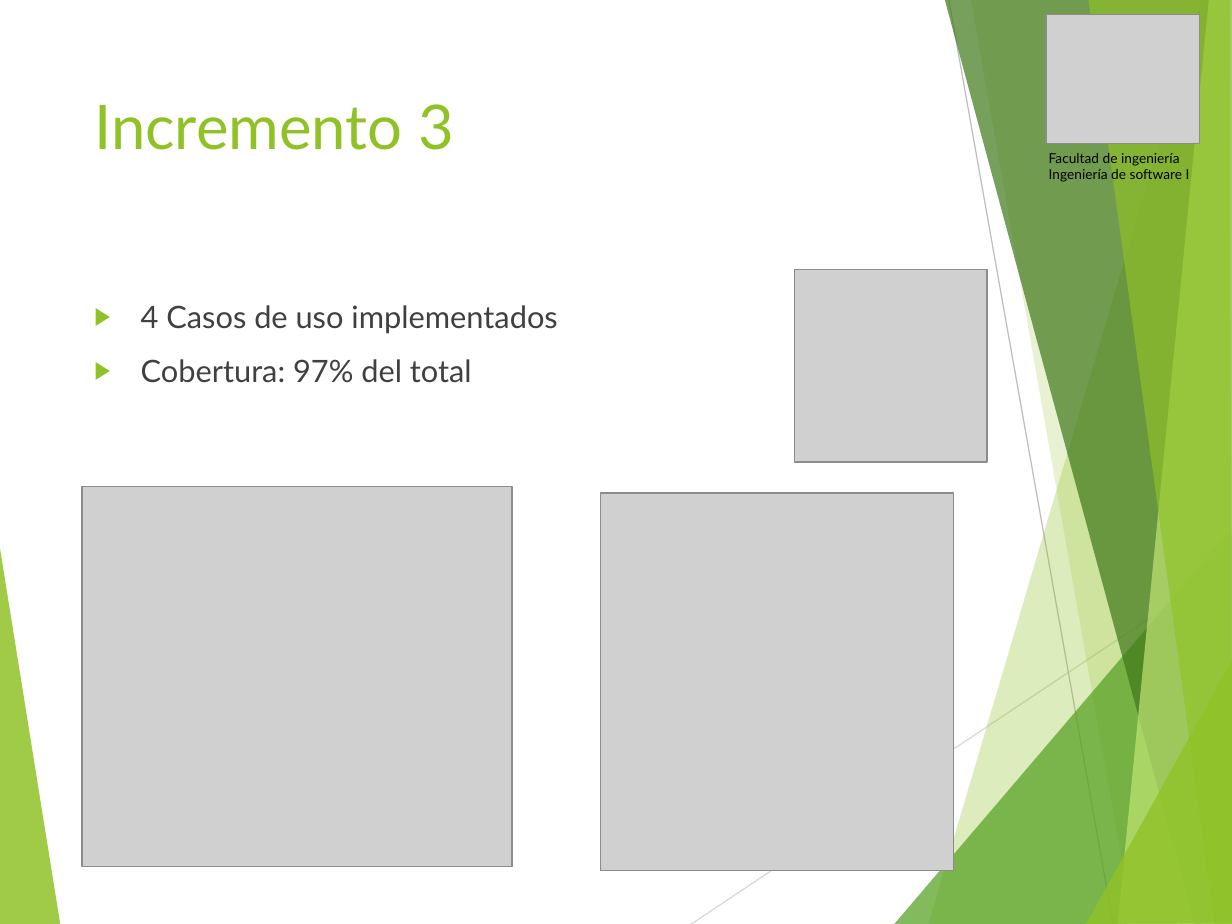
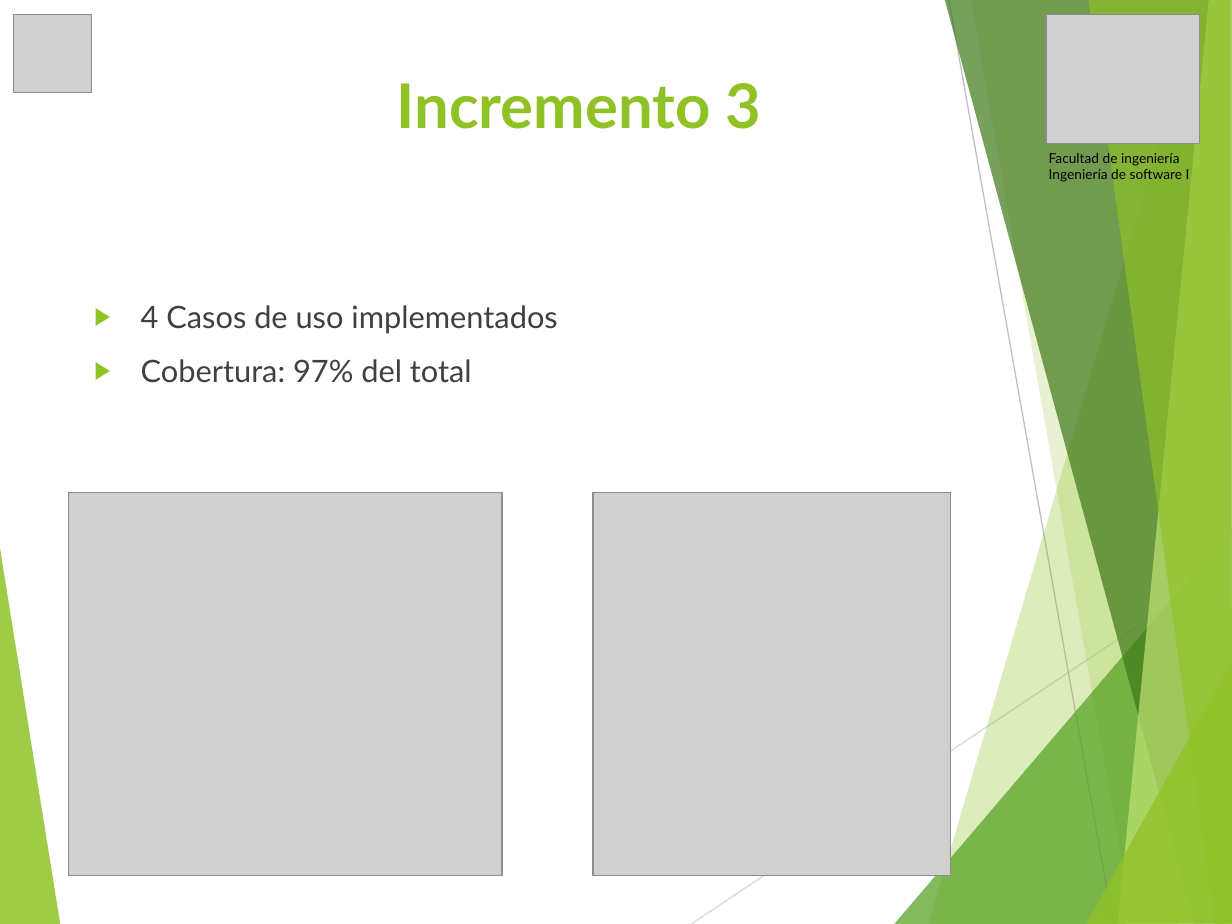
Before and after one commit to vixo23/ING-DE-SOFTWARE, a slide deck: slide 4 of INCREMENTO3/Ppt/PPt Tercer incremento scrum++.pptx. Drawn at 1232x924 pixels with LibreOffice and Linux fonts; fonts in the diff are those of the drawing; grey boxes stand for pictures. Boxes give left, top, right and bottom in pixels: in the first picture for what was removed or moved away, otherwise in the second. Text is boxed around its words. In the diff, an @@ line names an element or a change of style, - is before the commit and + after.

```diff
--- a/INCREMENTO3/Ppt/PPt Tercer incremento scrum++.pptx
+++ b/INCREMENTO3/Ppt/PPt Tercer incremento scrum++.pptx
@@ picture resized from (x1=795, y1=270, x2=987, y2=462) to (x1=14, y1=15, x2=91, y2=92) @@
@@ title "Incremento 3" moved from (x1=94, y1=104, x2=454, y2=150) to (x1=397, y1=83, x2=762, y2=129) @@
@@ title "Incremento 3" at (x1=397, y1=83, x2=762, y2=129): bold on @@
@@ picture resized from (x1=83, y1=487, x2=513, y2=867) to (x1=69, y1=493, x2=503, y2=876) @@
@@ picture resized from (x1=601, y1=493, x2=954, y2=870) to (x1=593, y1=493, x2=950, y2=876) @@
```
Also in this commit, not shown: 8 other slides changed, 1 slide added, 1 slide removed, 1 other file.
